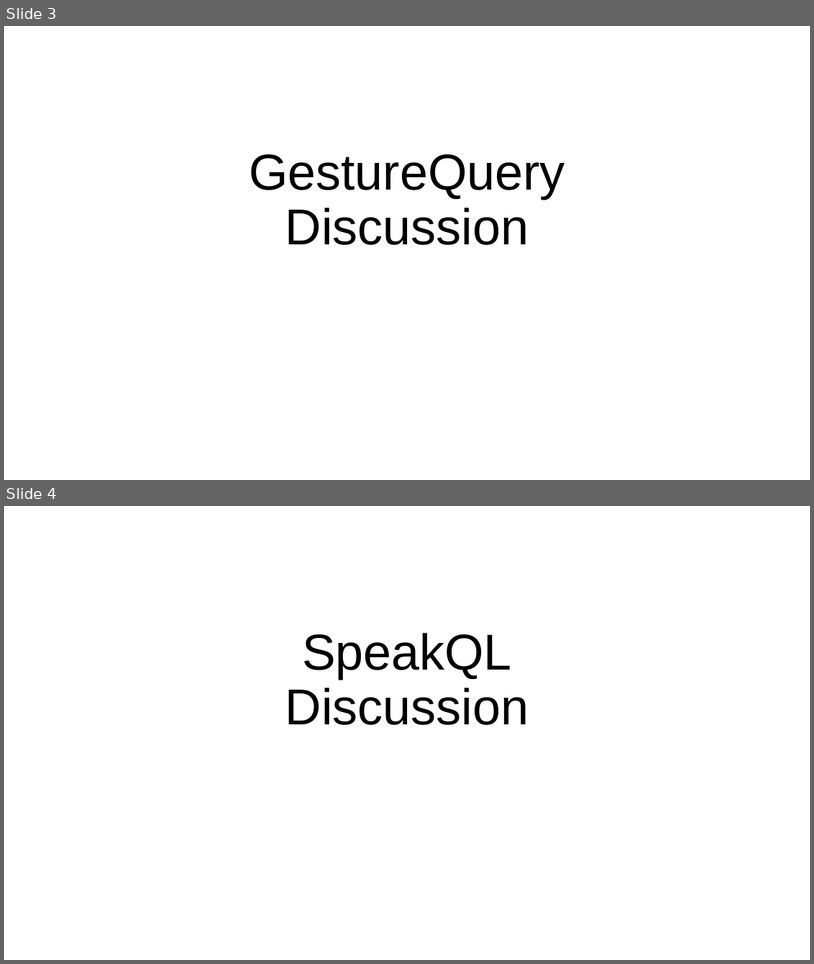
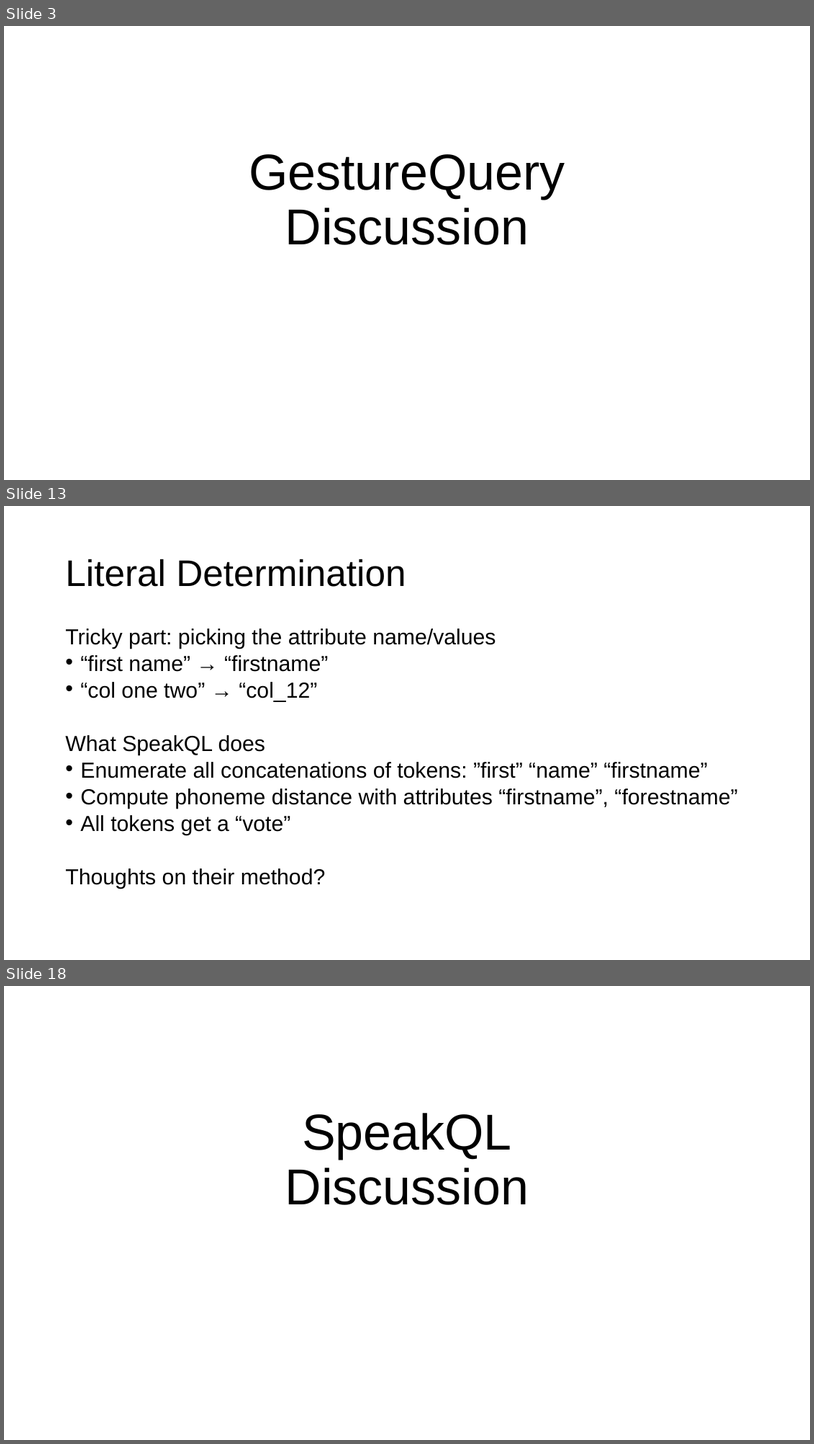
Before and after one commit to columbiaviz/columbiaviz.github.io, a slide deck: 2020s_w6998/lecs/08_modalities.pptx. Shown one above the other, each under a label of ours: slides 3 and 4 before the commit, slides 3, 13 and 18 after it; the slides between them are not shown. The pictures are 814x964 and 814x1444 pixels, drawn with LibreOffice and Linux fonts; fonts in the diff are those of the drawing. Boxes give left, top, right and bottom in pixels: in the first picture for what was removed or moved away, otherwise in the second. Text is boxed around its words. In the diff, an @@ line names an element or a change of style, - is before the commit and + after.

```diff
--- a/2020s_w6998/lecs/08_modalities.pptx
+++ b/2020s_w6998/lecs/08_modalities.pptx
@@ slide 13 added at box(4, 506, 810, 960), background #FFFFFF @@
@@ title added at box(65, 559, 406, 587), 44 pt, text #000000 @@
+Literal Determination
@@ text added at box(65, 628, 738, 888), 25.9 pt, text #000000 @@
+Tricky part: picking the attribute name/values
+• “first name” → “firstname”
+• “col one two” → “col_12”
+What SpeakQL does
+• Enumerate all concatenations of tokens: ”first” “name” “firstname”
+• Compute phoneme distance with attributes “firstname”, “forestname”
+• All tokens get a “vote”
+Thoughts on their method?
@@ what was slide 4 is now slide 18 @@
```
Also in this commit, not shown: 1 slide changed, 16 other slides added.
